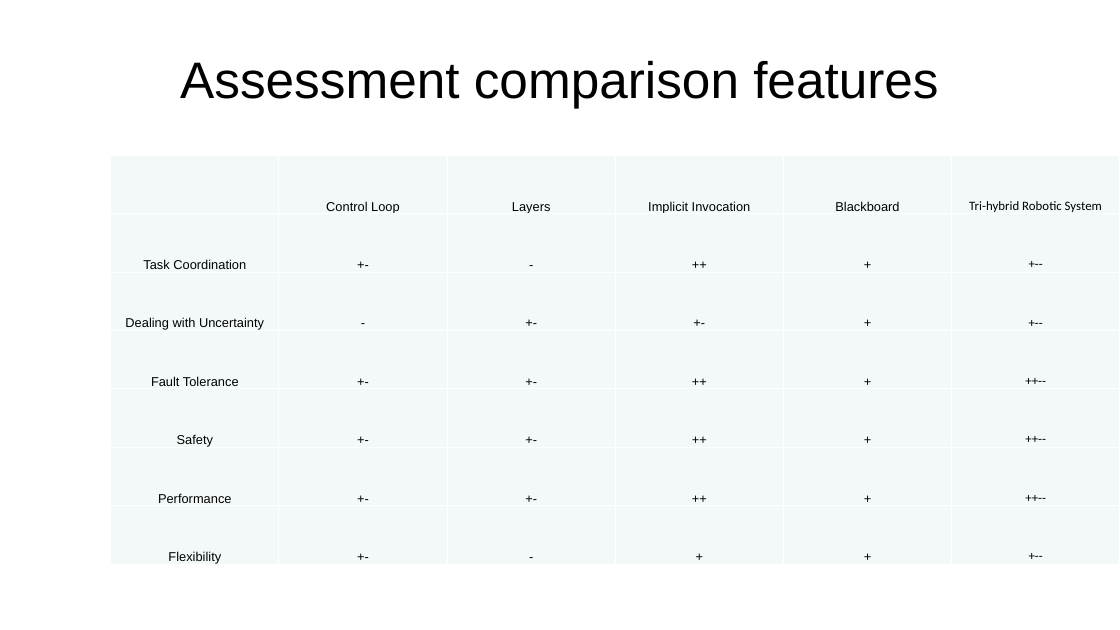
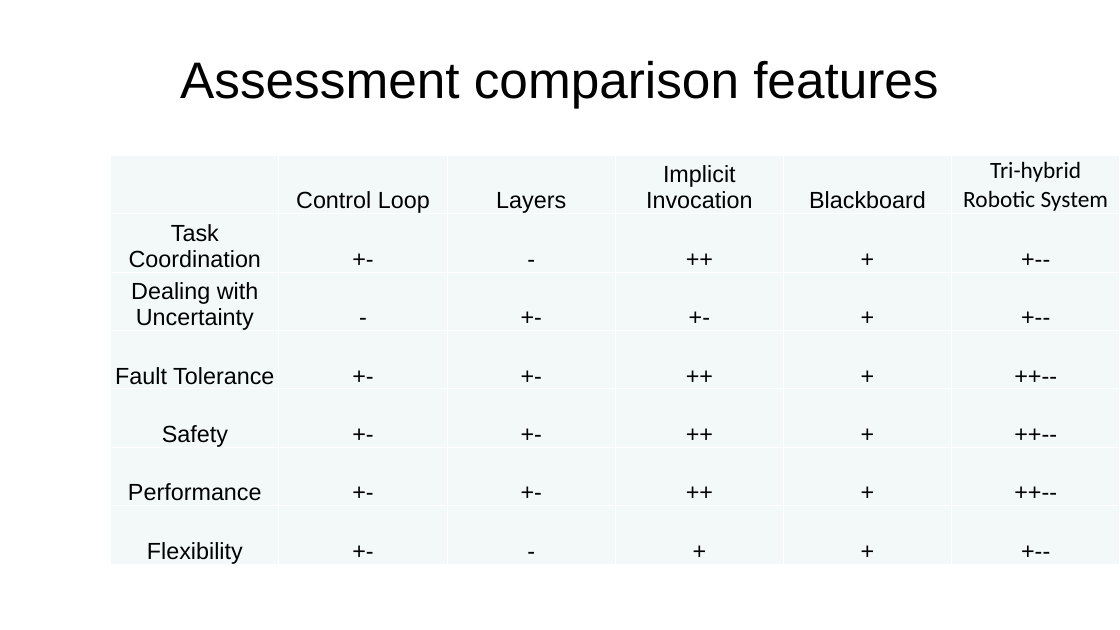
Before and after one commit to AlexLundinEducational/UTDFall2018, a slide deck: slide 8 of 2.1-SE-4352.001-AandD/Homework/Homework3/Homework3.pptx. Drawn at 1120x630 pixels with LibreOffice and Linux fonts; fonts in the diff are those of the drawing; background and template pictures are left out. Boxes give left, top, right and bottom in pixels: in the first picture for what was removed or moved away, otherwise in the second. Text is boxed around its words. In the diff, an @@ line names an element or a change of style, - is before the commit and + after.

```diff
--- a/2.1-SE-4352.001-AandD/Homework/Homework3/Homework3.pptx
+++ b/2.1-SE-4352.001-AandD/Homework/Homework3/Homework3.pptx
@@ table at <box>111,155,1119,568</box> @@
@@ size 11 to 20 pt @@
@@ font Calibri to Arial in "+--", "+--", "++--", "++--" and 2 more places @@
```
Also in this commit, not shown: 2 slides added, 1 other file.
